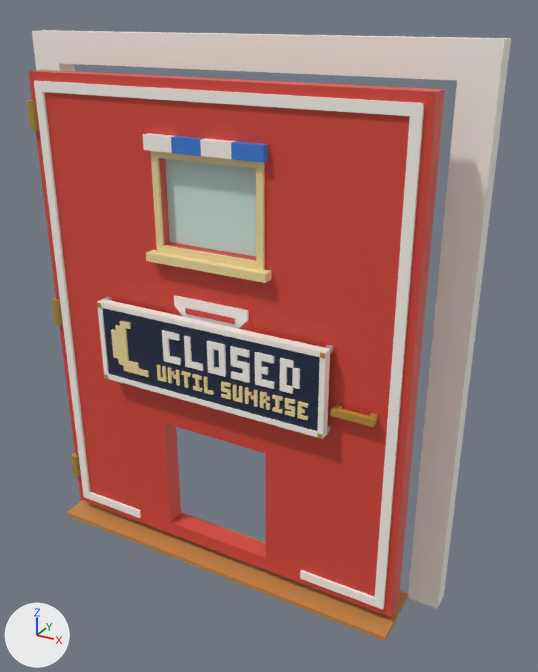
What one commit did to the FBX model assets/cat-cafe/exports/CatCafe_Door_TicketGate_Back.fbx.
Camera for both pictures: a camera (50 mm lens) standing at (0.0539, -0.0828, 0.0825) and looking at (0.0059, 0.0045, 0.0389). Every picture has the same lights, and +X, +Y and +Z are marked at lower left. The picture after the commit comes second. Where no turn or scale is listed for an object, it has been applied to the vertices.

The first picture shows 'CatCafe_Door_TicketGate_Back', 'CatCafe_Door_TicketGate_Back_Leaf', 'CatCafe_Door_TicketGate_Back_Leaf_Glass', 'CatCafe_Door_TicketGate_Back_Sign', 'CatCafe_Door_TicketGate_Back_Sign_Bulb'.
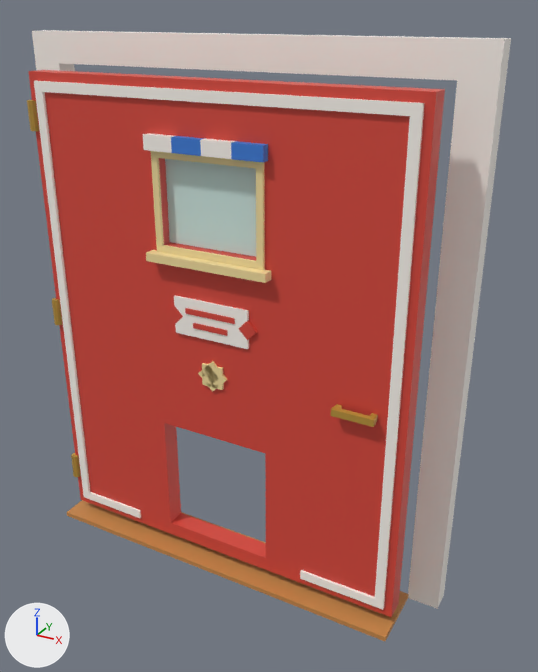
Where the change shows, as pixel boxes (x1, y1, x2, y2) in the pictures (538 x 672 px):
'CatCafe_Door_TicketGate_Back_Sign', deleted: before (97, 297, 333, 439)
'CatCafe_Door_TicketGate_Back_Sign_Bulb', deleted: before (111, 321, 309, 420)

What the commit changed:
Object 'CatCafe_Door_TicketGate_Back_Sign' (ob_catcafe_door_ticketgate_back_sign) is deleted.
Object 'CatCafe_Door_TicketGate_Back_Sign_Bulb' (ob_catcafe_door_ticketgate_back_sign_bulb) is deleted.
